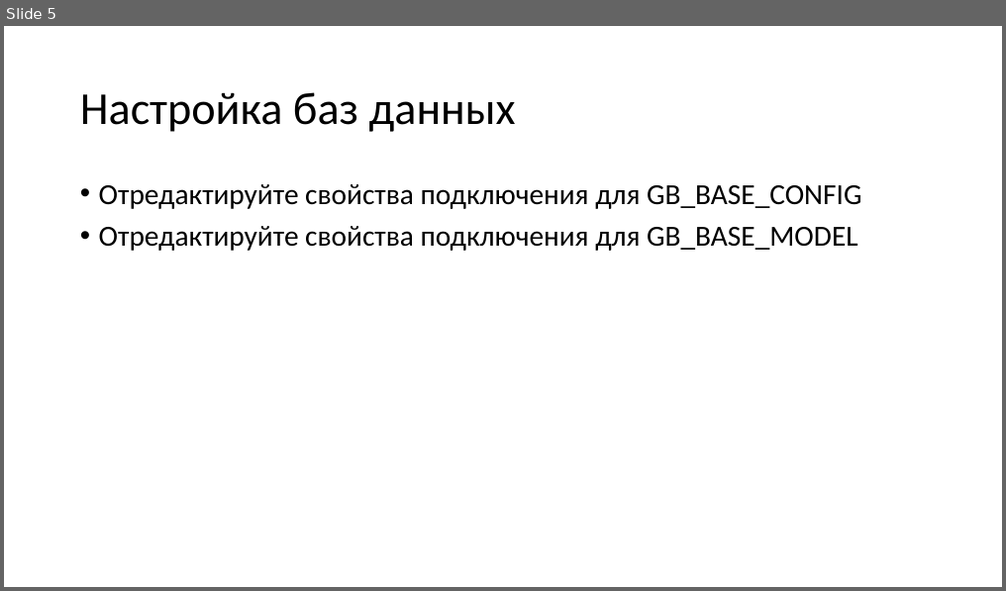
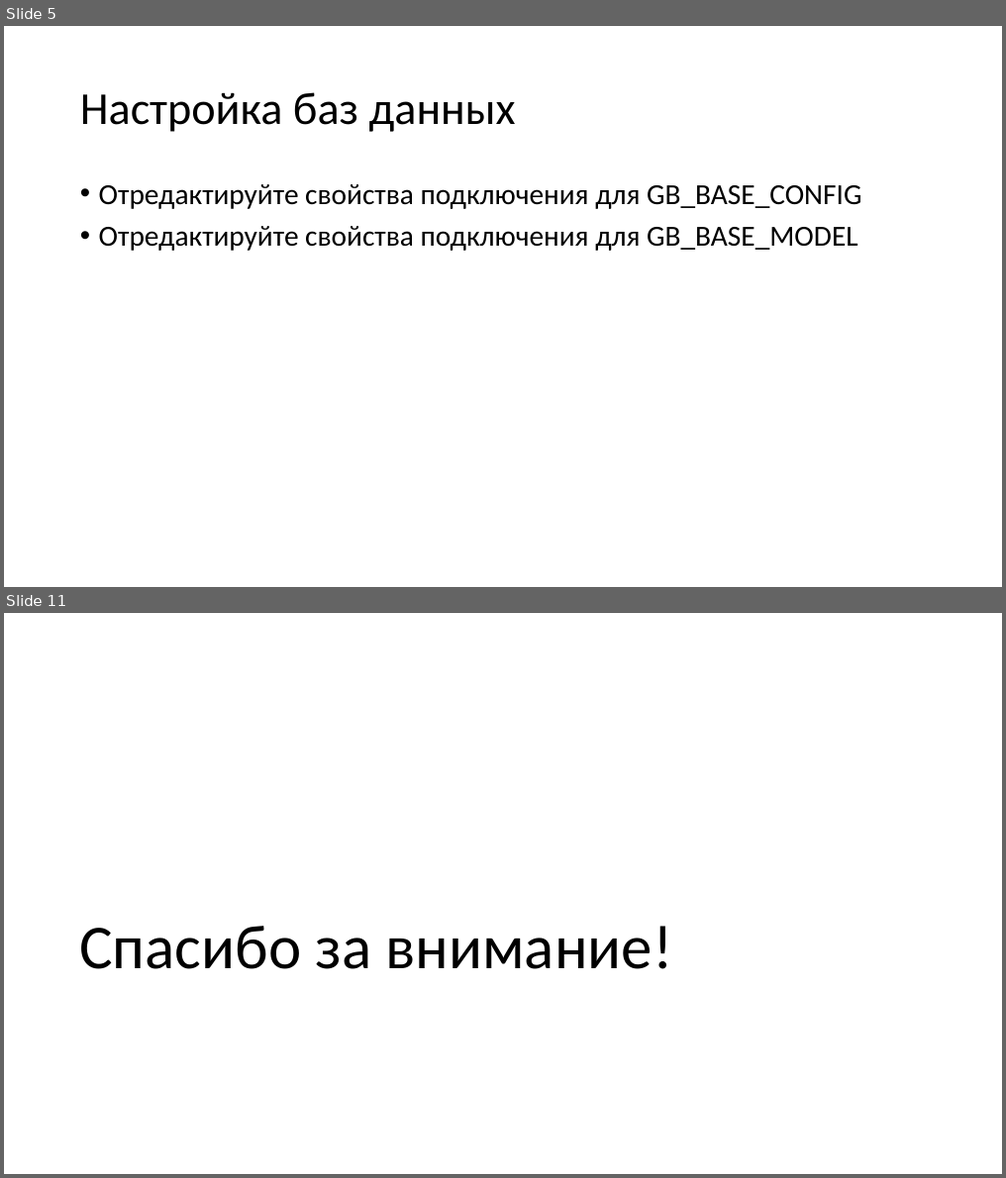
Before and after one commit to dmitriykuptsov/SQL, a slide deck: GB.pptx. Shown one above the other, each under a label of ours: slide 5 before the commit, slides 5 and 11 after it; the slides between them are not shown. The pictures are 1006x591 and 1006x1178 pixels, drawn with LibreOffice and Linux fonts; fonts in the diff are those of the drawing. Boxes give left, top, right and bottom in pixels: in the first picture for what was removed or moved away, otherwise in the second. Text is boxed around its words. In the diff, an @@ line names an element or a change of style, - is before the commit and + after.

```diff
--- a/GB.pptx
+++ b/GB.pptx
@@ slide 11 added at <box>4,613,1002,1174</box>, background #FFFFFF @@
@@ title added at <box>79,926,672,969</box>, 60 pt, text #000000 @@
+Спасибо за внимание!
```
Also in this commit, not shown: 1 slide changed, 6 other slides added, 1 slide removed.
